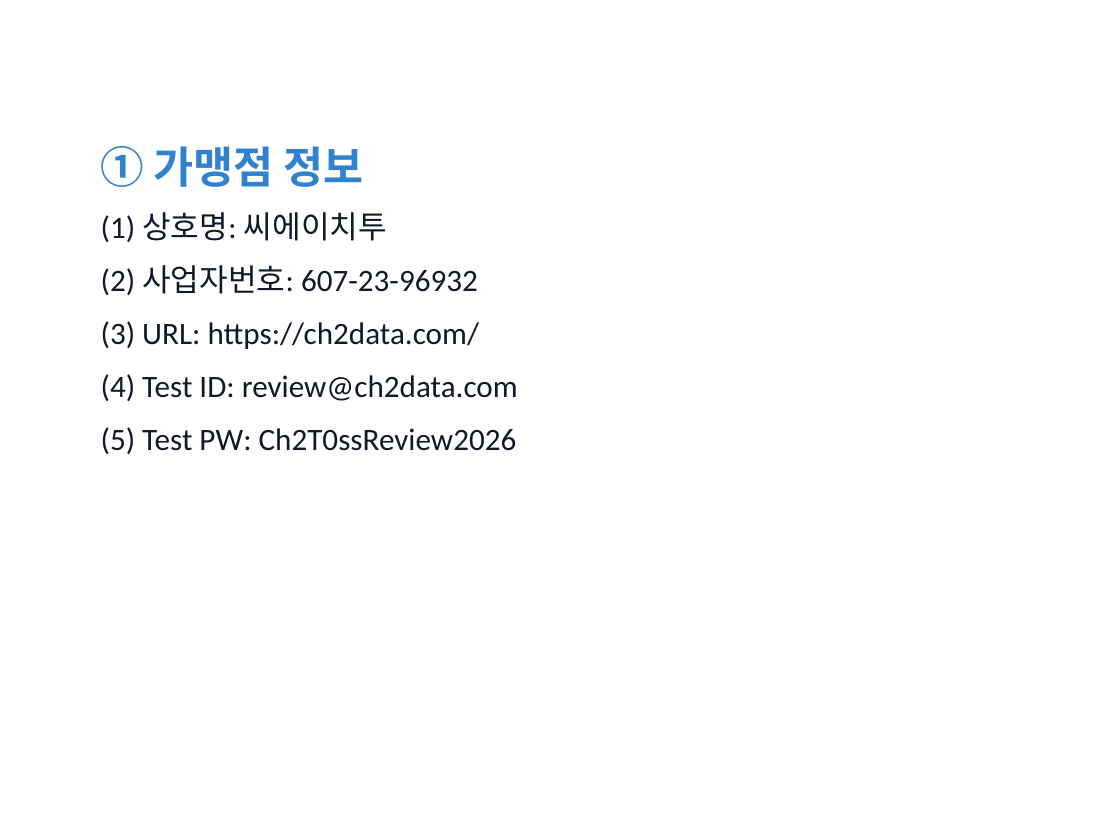
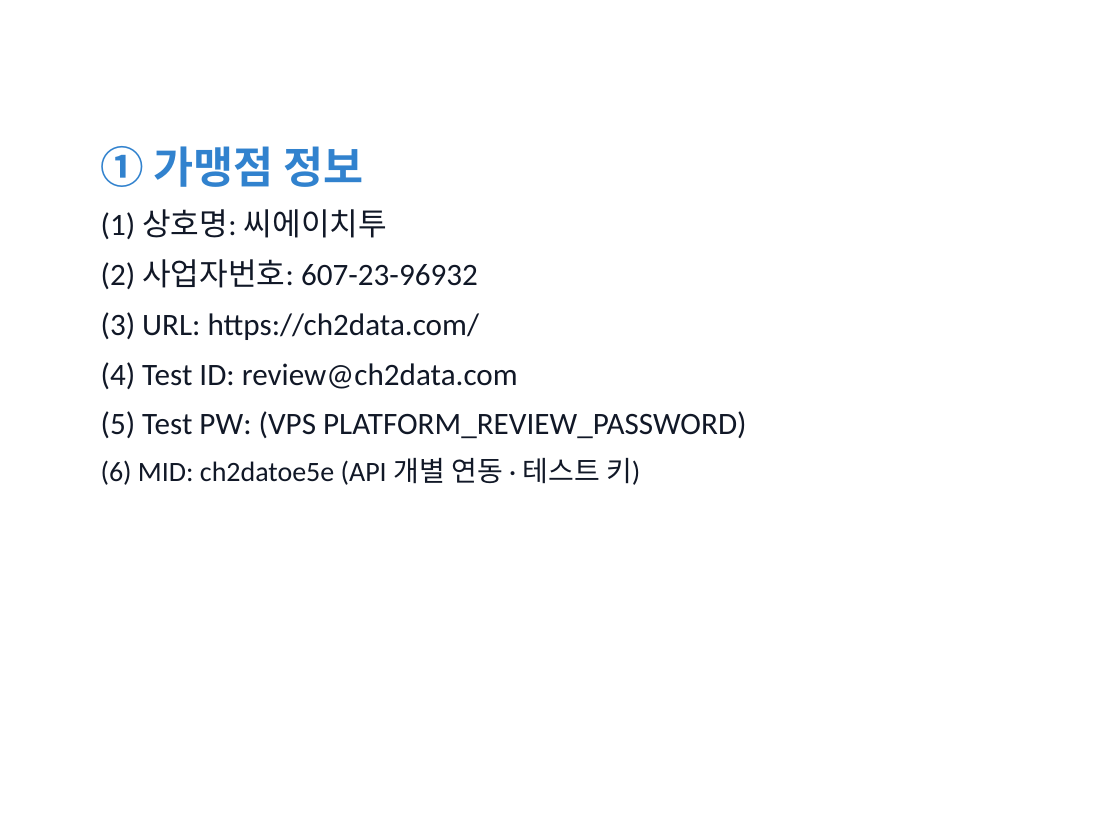
Before and after one commit to takyoungj-sketch/ch2_Macro, a slide deck: slide 1 of deploy/hub/toss-review/CH2DATA_결제경로.pptx. Drawn at 1120x840 pixels with LibreOffice and Linux fonts; fonts in the diff are those of the drawing. Boxes give left, top, right and bottom in pixels: in the first picture for what was removed or moved away, otherwise in the second. Text is boxed around its words. In the diff, an @@ line names an element or a change of style, - is before the commit and + after.

```diff
--- a/deploy/hub/toss-review/CH2DATA_결제경로.pptx
+++ b/deploy/hub/toss-review/CH2DATA_결제경로.pptx
@@ text at [101, 209, 518, 389]: less space between paragraphs @@
@@ text at [101, 411, 746, 485]: text changed @@
-(5) Test PW: Ch2T0ssReview2026
+(5) Test PW: (VPS PLATFORM_REVIEW_PASSWORD)
+(6) MID: ch2datoe5e (API 개별 연동 · 테스트 키)
```
Also in this commit, not shown: 3 other slides changed, 5 slides added, 4 slides removed, 5 other files.
